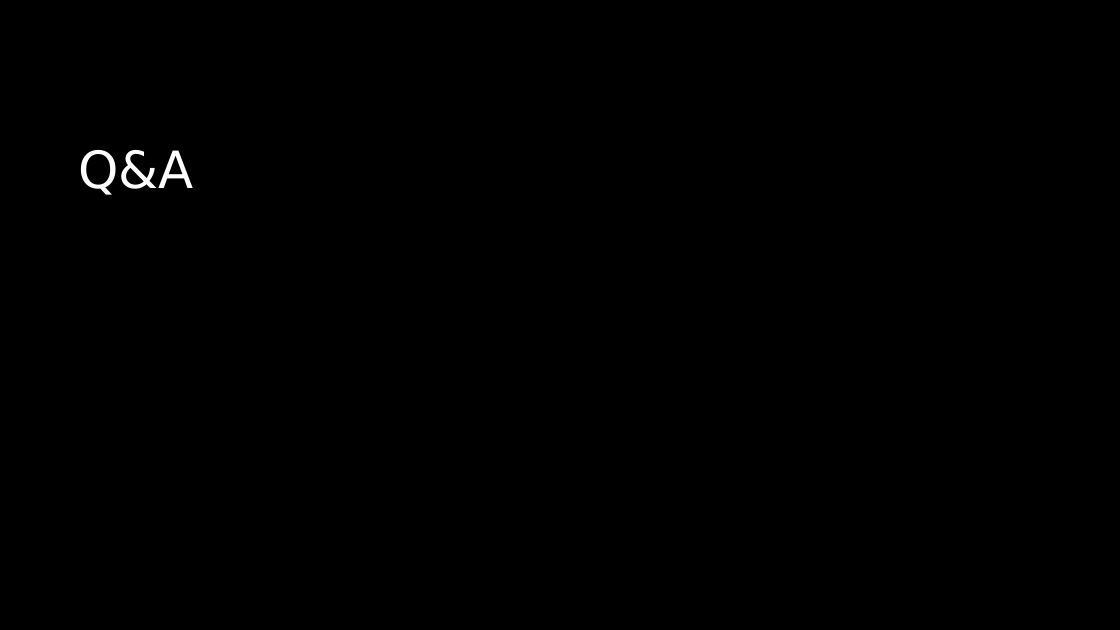
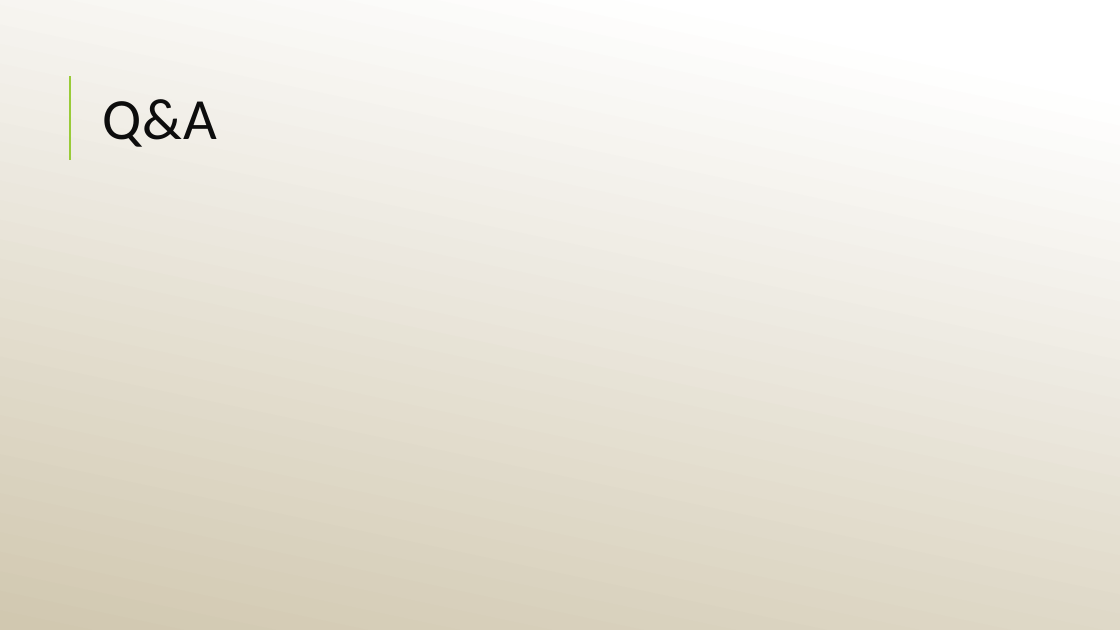
Before and after one commit to S-Apulu3008/CapstoneProject, a slide deck: slide 8 of PitchPresentation/PitchPresentation.pptx. Drawn at 1120x630 pixels with LibreOffice and Linux fonts; fonts in the diff are those of the drawing. Boxes give left, top, right and bottom in pixels: in the first picture for what was removed or moved away, otherwise in the second. Text is boxed around its words. In the diff, an @@ line names an element or a change of style, - is before the commit and + after.

```diff
--- a/PitchPresentation/PitchPresentation.pptx
+++ b/PitchPresentation/PitchPresentation.pptx
@@ background #000000 to gradient #FFFFFF to #D1C8B1 @@
@@ title "Q&A": place and size @@
-title "Q&A" at <box>78,150,194,195</box>
+title "Q&A" at <box>102,99,217,147</box>
@@ title "Q&A" at <box>102,99,217,147</box>: size 44 to 50 pt, font DejaVu Sans to Calibri, text colour #FFFFFF to #0D0D0D, letter spacing 0 to 1 pt; line spacing 0.9 to 0.8; vertical alignment top to middle @@
@@ line added from (70, 160) to (70, 76), #99CB38 1.5 pt @@
```
Also in this commit, not shown: 7 other slides changed, 1 slide added, 1 slide removed.
